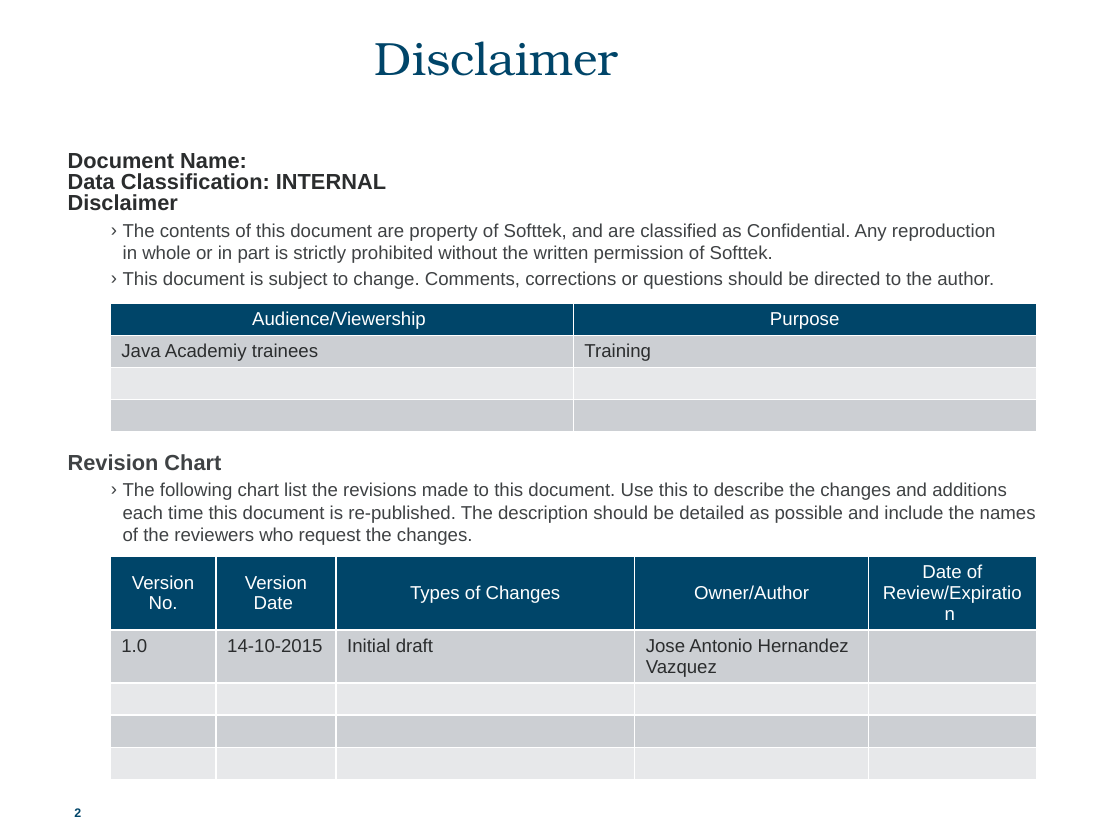
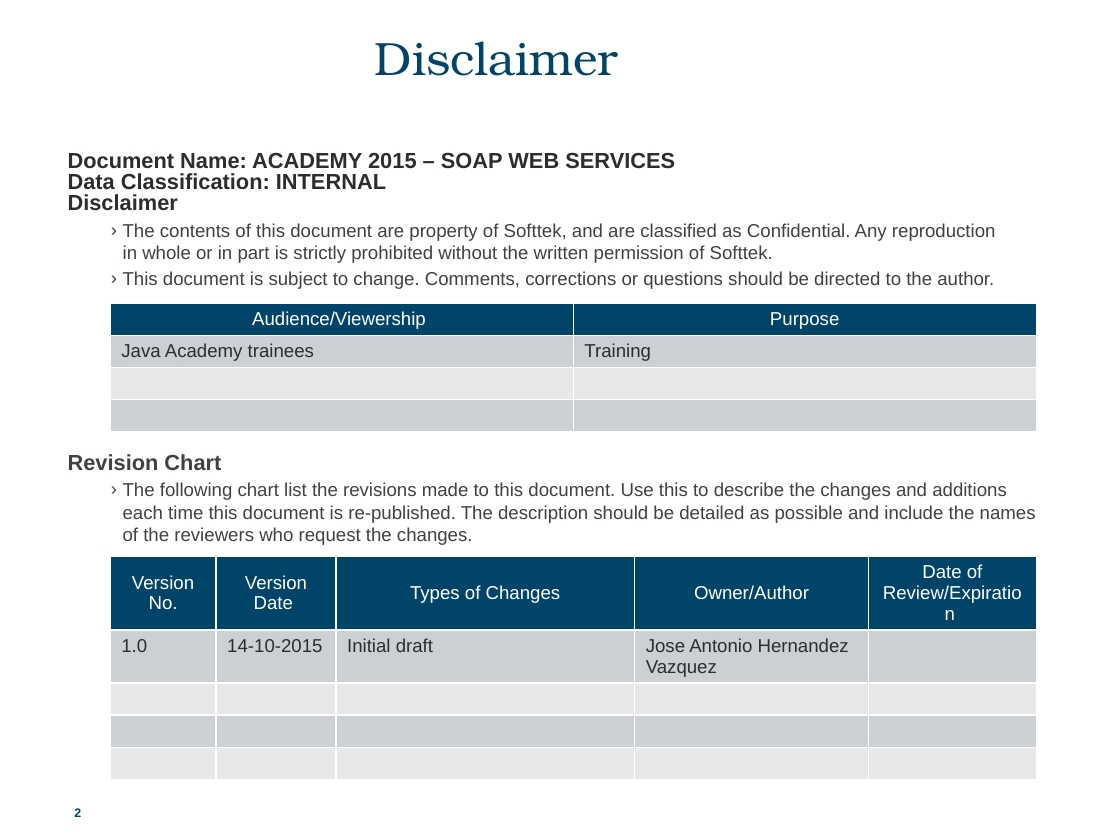
Before and after one commit to DavidHertz/WebServices, a slide deck: slide 2 of SOAP/doc/SOAP.pptx. Drawn at 1120x840 pixels with LibreOffice and Linux fonts; fonts in the diff are those of the drawing. Boxes give left, top, right and bottom in pixels: in the first picture for what was removed or moved away, otherwise in the second. Text is boxed around its words. In the diff, an @@ line names an element or a change of style, - is before the commit and + after.

Commit message:
[JAVA] Adding xsd, endpoint, service and test. Updating configuration.

```diff
--- a/SOAP/doc/SOAP.pptx
+++ b/SOAP/doc/SOAP.pptx
@@ text at (x1=68, y1=153, x2=675, y2=169): text changed @@
-Document Name:
+Document Name: ACADEMY 2015 – SOAP WEB SERVICES
@@ table at (x1=110, y1=304, x2=1035, y2=438) @@
-row 2, column 1: Java Academiy trainees
+row 2, column 1: Java Academy trainees
```
Also in this commit, not shown: 5 other slides changed, 7 slides added, 4 slides removed, 18 other files.
